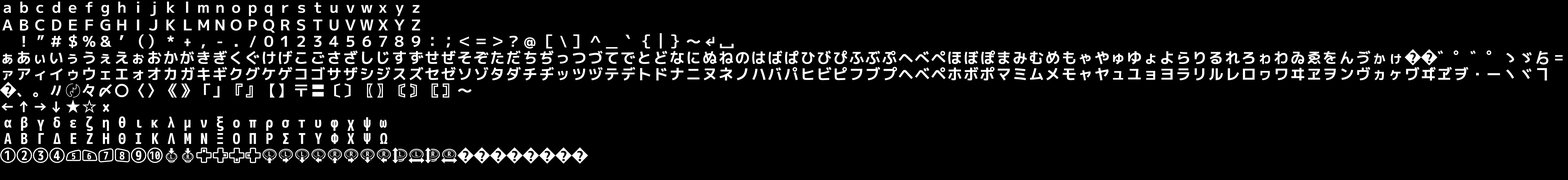
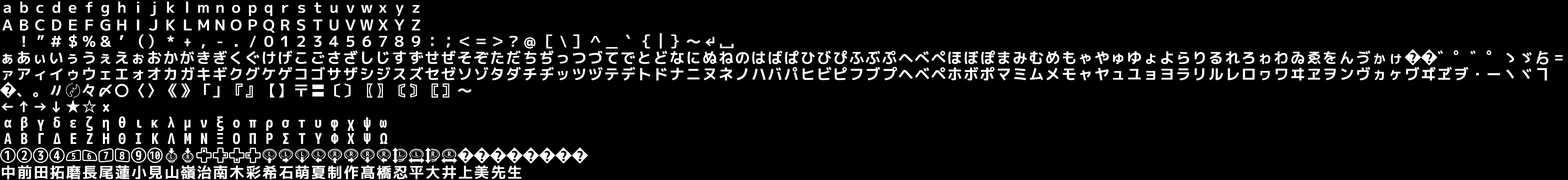
Layers edited between the first and the second 1568px x 180px image:
added layer "中前田拓磨長尾蓮小見山嶺治南木彩希石萌夏制作髙橋忍平大井上美先生" in group "Unicode" over [1, 164, 522, 180]
